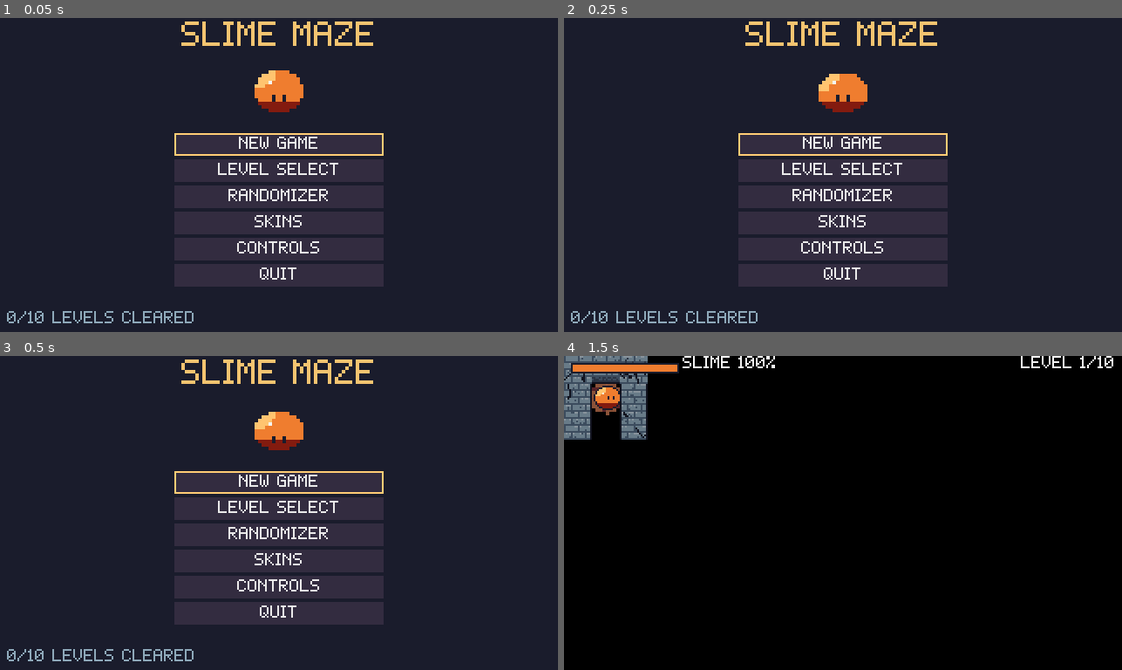
Above: before the commit, frames 1-4 (two rows, left to right).
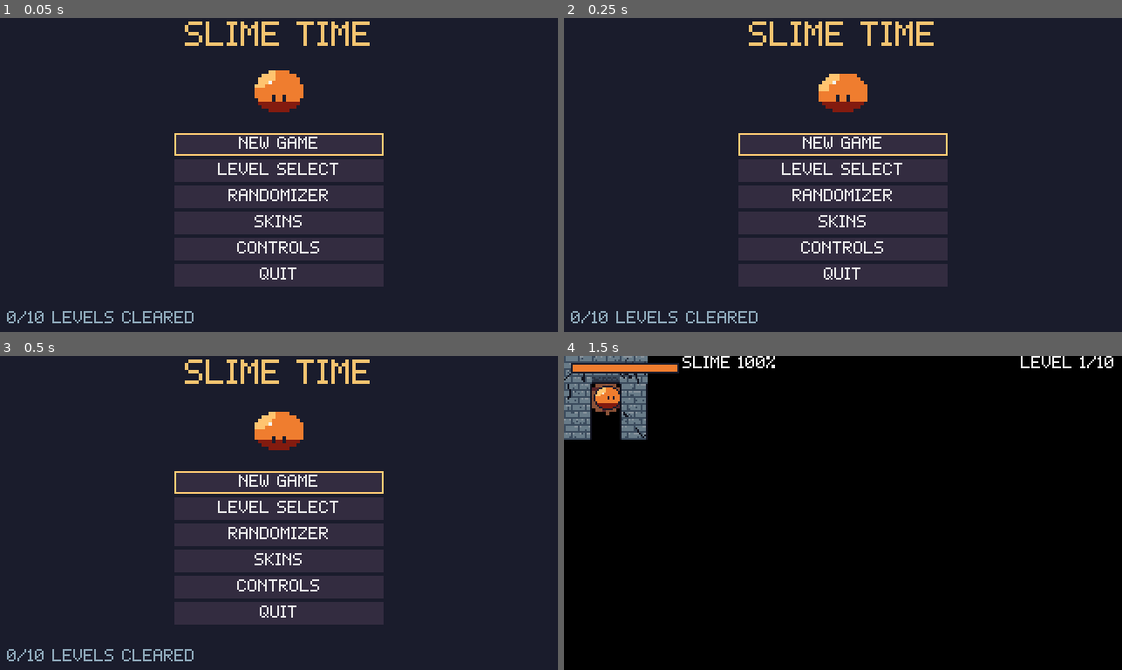
Above: after the commit, the same moments.

Repository: AveryBlue-GD/slime-time
Game: Godot game, scene res://scenes/title.tscn
Same seed, same stepped clock (60 frames per second), same inputs: the game is played once before the commit and once after it.
Inputs (mouse positions are in pixels of both pictures, inside the frame that each line leads up to):
- Up to frame 1 (0.05 s): no input
- Up to frame 2 (0.25 s): no input
- Up to frame 3 (0.5 s): no input
- Up to frame 4 (1.5 s): click "NEW GAME" at 0.5 s; tap Enter at 1.25 s; move the mouse to (965, 497) at 1.27 s; hold D (move_right) from 1.28 s (still down); tap J at 1.35 s; click (965, 497) at 1.42 s

The runs differ from the first frame. In frame 1, 1.2% of the frame differs, in the area x 32-67%, y 1-9%; in frame 2, 1.2%; in frame 3, 1.2%; in frame 4, nothing differs.

Commit message:
Rename the game to Slime Time
Co-Authored-By: Claude Opus 5.5 <noreply@anthropic.com>

Diff:
--- a/project.godot
+++ b/project.godot
@@ -10,7 +10,7 @@
 
 [application]
 
-config/name="Claude Pixel Game Test"
+config/name="Slime Time"
 run/main_scene="res://scenes/title.tscn"
 config/features=PackedStringArray("4.7")
 
--- a/scripts/ui/title.gd
+++ b/scripts/ui/title.gd
@@ -6,7 +6,7 @@
 
 
 func _ready() -> void:
-	UIKit.setup_screen(self, "SLIME MAZE")
+	UIKit.setup_screen(self, "SLIME TIME")
 	var preview := UIKit.make_slime_preview(Progress.skin_color(), 2)
 	preview.position = Vector2(160, 42)
 	add_child(preview)
Not shown, changed: CLAUDE.md
Not shown, changed: docs/game-design.md
